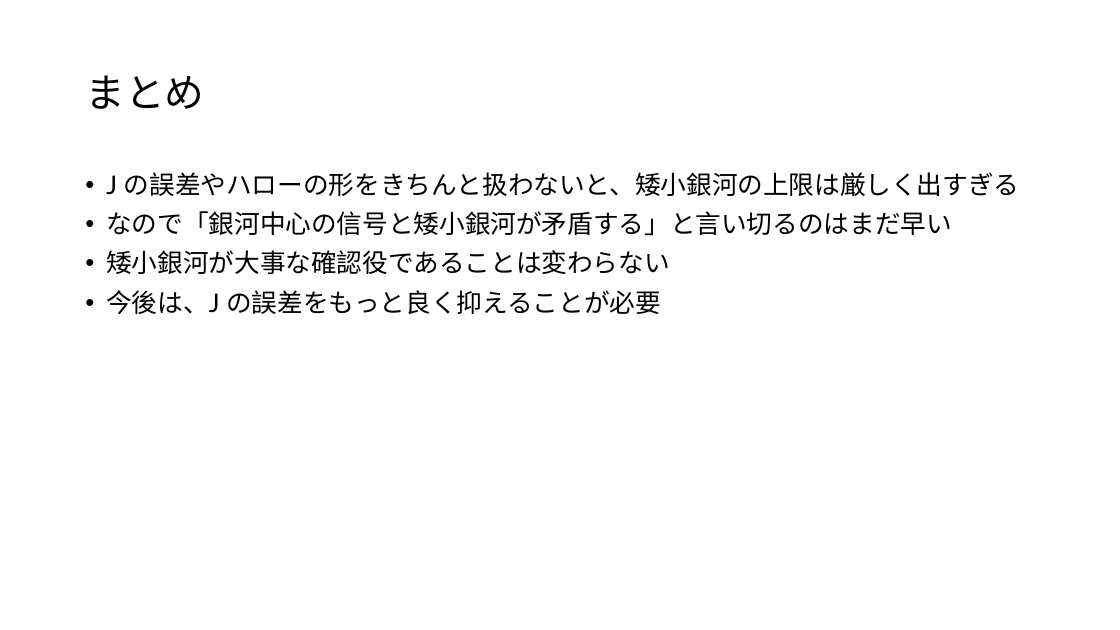
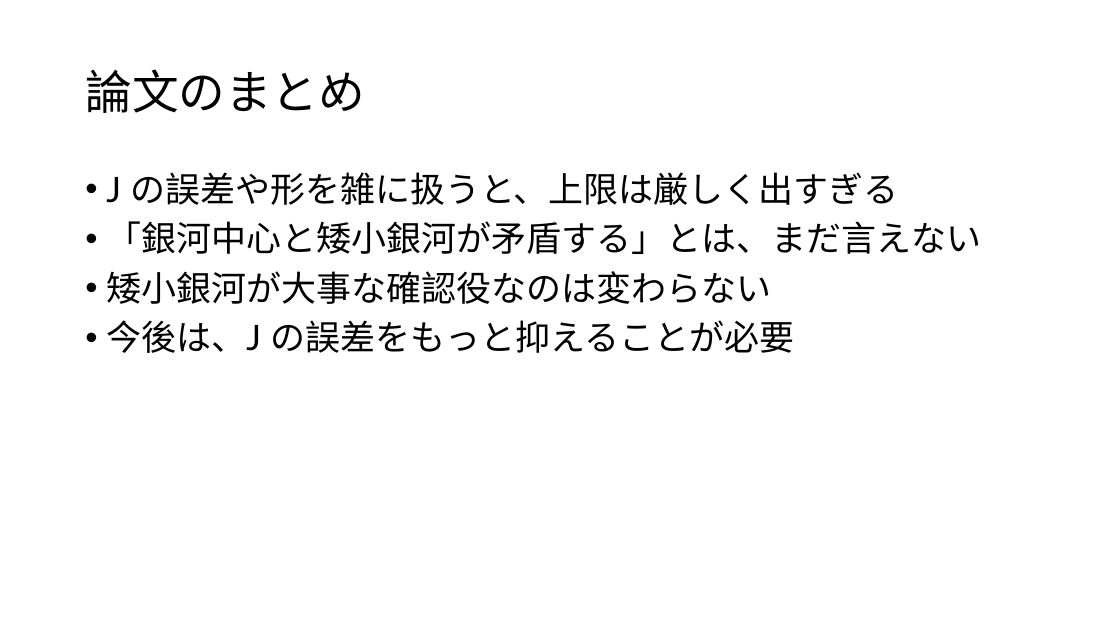
Before and after one commit to Mikann20041029/darkmatter-slides, a slide deck: slide 13 of slides/Toni Bertólez-Martínez, et al. (2026).pptx (slide 10 before the commit). Drawn at 1120x630 pixels with LibreOffice and Linux fonts; fonts in the diff are those of the drawing. Boxes give left, top, right and bottom in pixels: in the first picture for what was removed or moved away, otherwise in the second. Text is boxed around its words. In the diff, an @@ line names an element or a change of style, - is before the commit and + after.

```diff
--- a/slides/Toni Bertólez-Martínez, et al. (2026).pptx
+++ b/slides/Toni Bertólez-Martínez, et al. (2026).pptx
@@ title at [85, 69, 365, 113]: text changed; size 34 to 40 pt @@
-まとめ
+論文のまとめ
@@ text at [106, 172, 981, 353]: text changed; size 22 to 30 pt @@
-• J の誤差やハローの形をきちんと扱わないと、矮小銀河の上限は厳しく出すぎる
-• なので「銀河中心の信号と矮小銀河が矛盾する」と言い切るのはまだ早い
-• 矮小銀河が大事な確認役であることは変わらない
-• 今後は、J の誤差をもっと良く抑えることが必要
+• J の誤差や形を雑に扱うと、上限は厳しく出すぎる
+• 「銀河中心と矮小銀河が矛盾する」とは、まだ言えない
+• 矮小銀河が大事な確認役なのは変わらない
+• 今後は、J の誤差をもっと抑えることが必要
```
Also in this commit, not shown: 9 other slides changed, 3 slides added.
